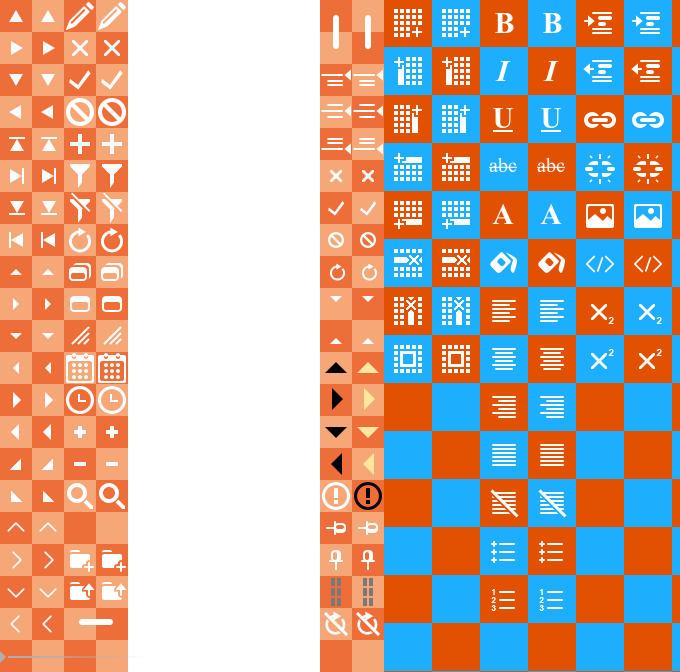
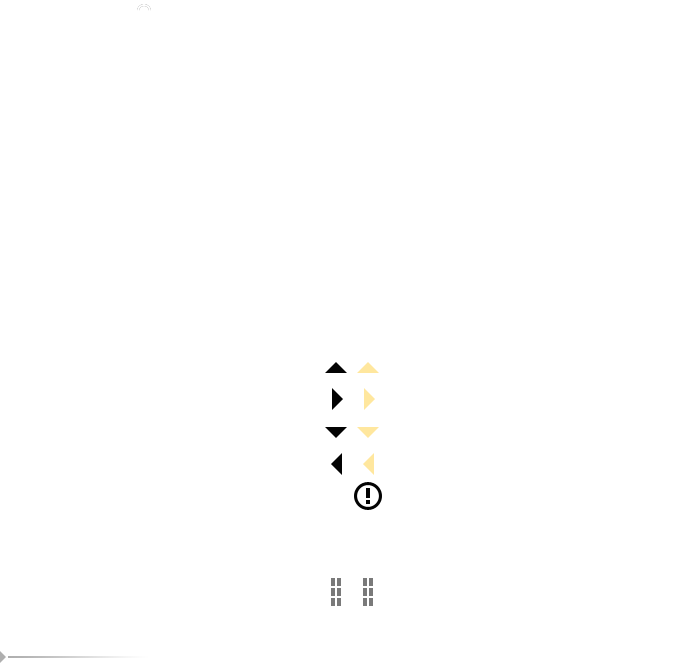
Before/after of a 680px x 672px layered artwork. What changed in the layer stack:
added group "Lock" with 5 layers above "table hover" over (137, 4, 151, 11)
added layer "lock" in group "Lock" over (137, 4, 151, 11)
added layer "source" in group "Lock" over (137, 4, 151, 11)
hid "Layer 6" over (384, 0, 680, 672)
hid "Layer 4" over (0, 0, 384, 672)
